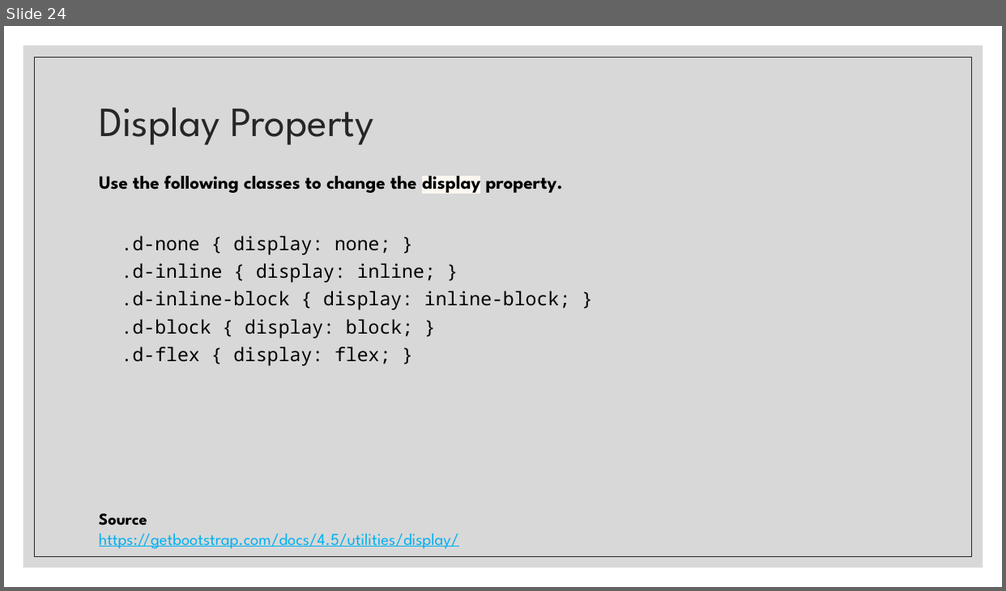
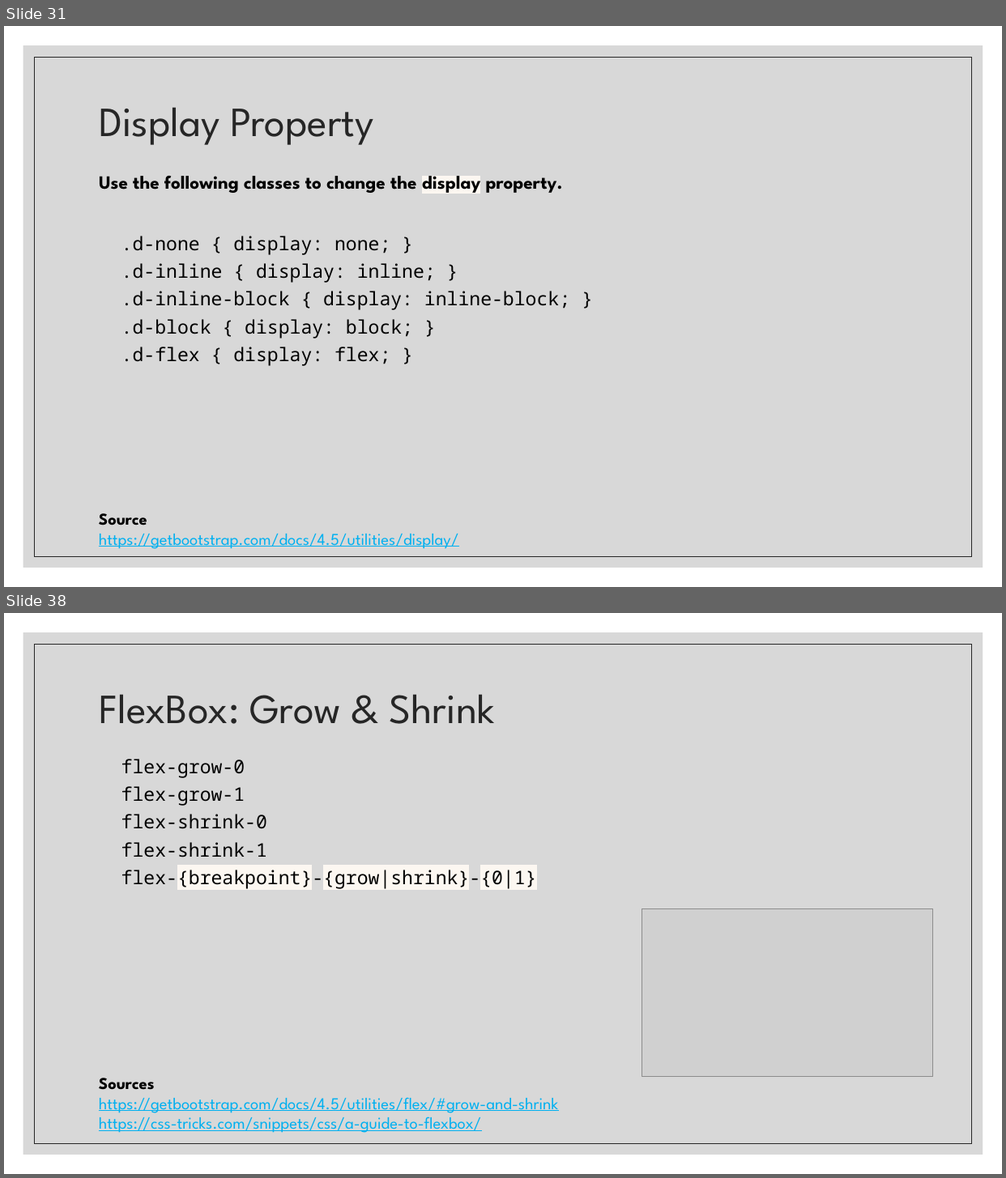
Before and after one commit to paulsmithkc/awd1000_base_lab_and_homework, a slide deck: bootstrap/slides/Intro to Bootstrap.pptx. Shown one above the other, each under a label of ours: slide 24 before the commit, slides 31 and 38 after it; the slides between them are not shown. The pictures are 1006x591 and 1006x1178 pixels, drawn with LibreOffice and Linux fonts; fonts in the diff are those of the drawing; grey boxes stand for pictures. Boxes give left, top, right and bottom in pixels: in the first picture for what was removed or moved away, otherwise in the second. Text is boxed around its words. In the diff, an @@ line names an element or a change of style, - is before the commit and + after.

Commit message:
Finishing up flexbox section

```diff
--- a/bootstrap/slides/Intro to Bootstrap.pptx
+++ b/bootstrap/slides/Intro to Bootstrap.pptx
@@ slide 38 added at (x1=4, y1=613, x2=1002, y2=1174), background #FFFFFF; not listed: 2 template elements that a slide beside it also shows @@
@@ title added at (x1=99, y1=694, x2=495, y2=724), 40 pt, text #262626 @@
+FlexBox: Grow & Shrink
@@ text added at (x1=121, y1=759, x2=537, y2=888), 18 pt, text #000000 @@
+  flex-grow-0
+  flex-grow-1
+  flex-shrink-0
+  flex-shrink-1
+  flex-{breakpoint}-{grow|shrink}-{0|1}
@@ picture added at (x1=642, y1=909, x2=934, y2=1077) @@
@@ text added at (x1=99, y1=1078, x2=558, y2=1133), 16 pt, text #00B0F0, underline @@
+Sources
+https://getbootstrap.com/docs/4.5/utilities/flex/#grow-and-shrink
+https://css-tricks.com/snippets/css/a-guide-to-flexbox/
@@ what was slide 24 is now slide 31 @@
```
Also in this commit, not shown: 2 slides changed, 16 other slides added.
